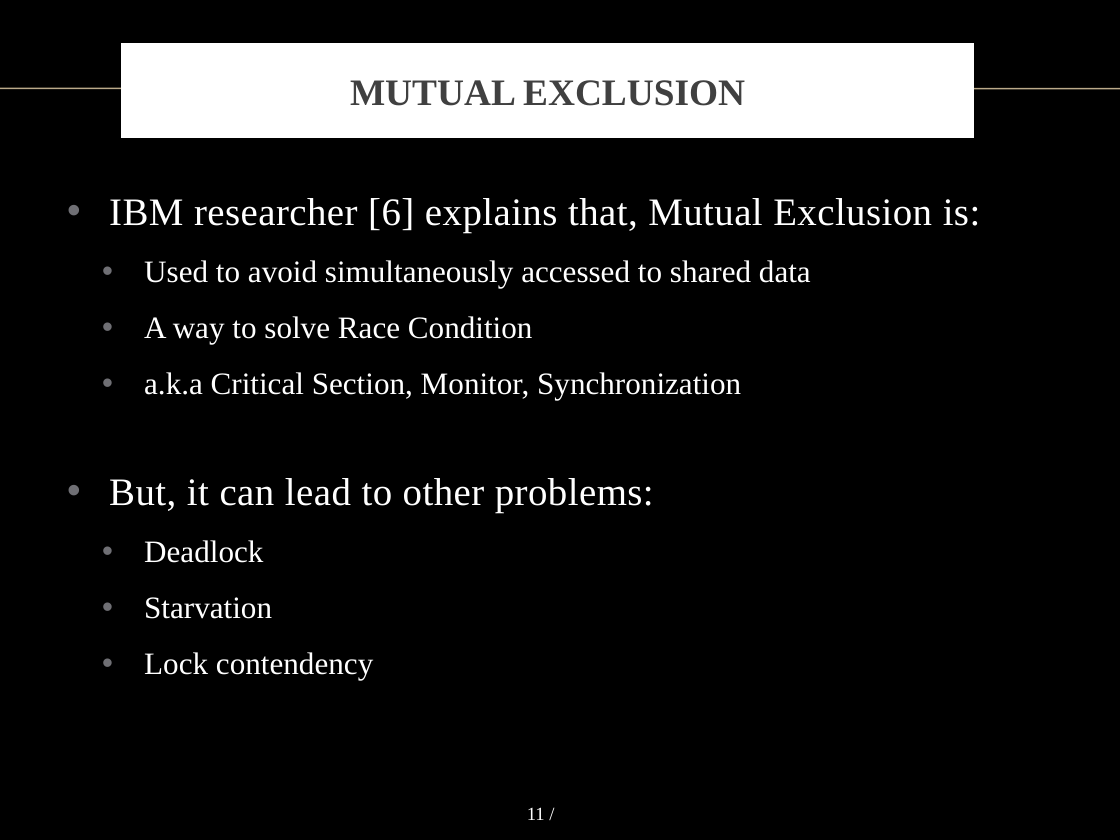
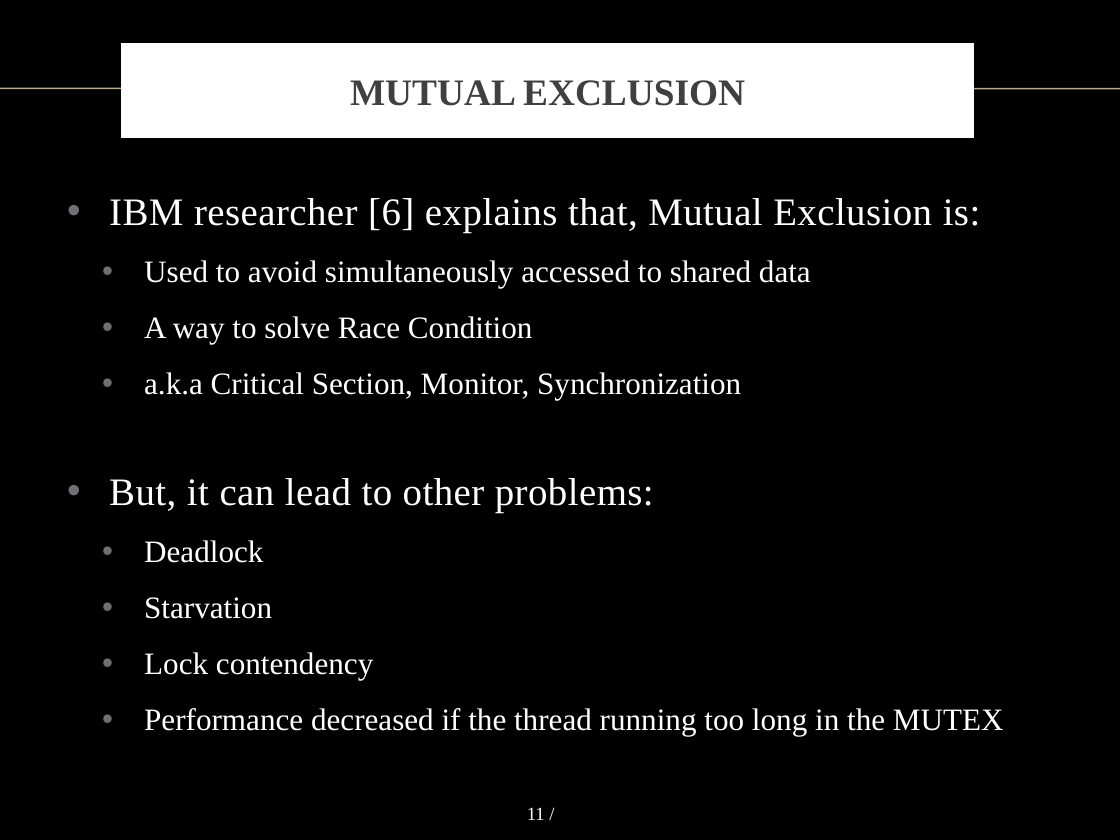
Before and after one commit to vong-srey/Paravantage, a slide deck: slide 11 of Presentation.pptx. Drawn at 1120x840 pixels with LibreOffice and Linux fonts; fonts in the diff are those of the drawing; background and template pictures are left out. Boxes give left, top, right and bottom in pixels: in the first picture for what was removed or moved away, otherwise in the second. Text is boxed around its words. In the diff, an @@ line names an element or a change of style, - is before the commit and + after.

```diff
--- a/Presentation.pptx
+++ b/Presentation.pptx
@@ text at bbox=[144, 708, 1004, 736]: paragraph added @@
+  • Performance decreased if the thread running too long in the MUTEX
```
